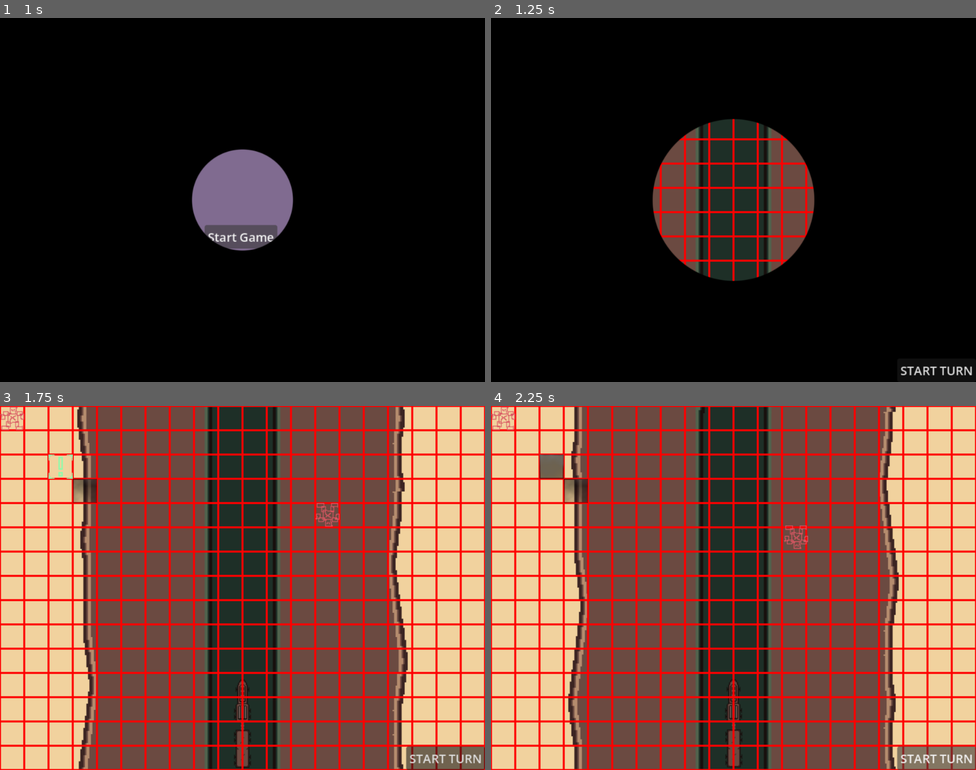
Above: before the commit, frames 1-4 (two rows, left to right).
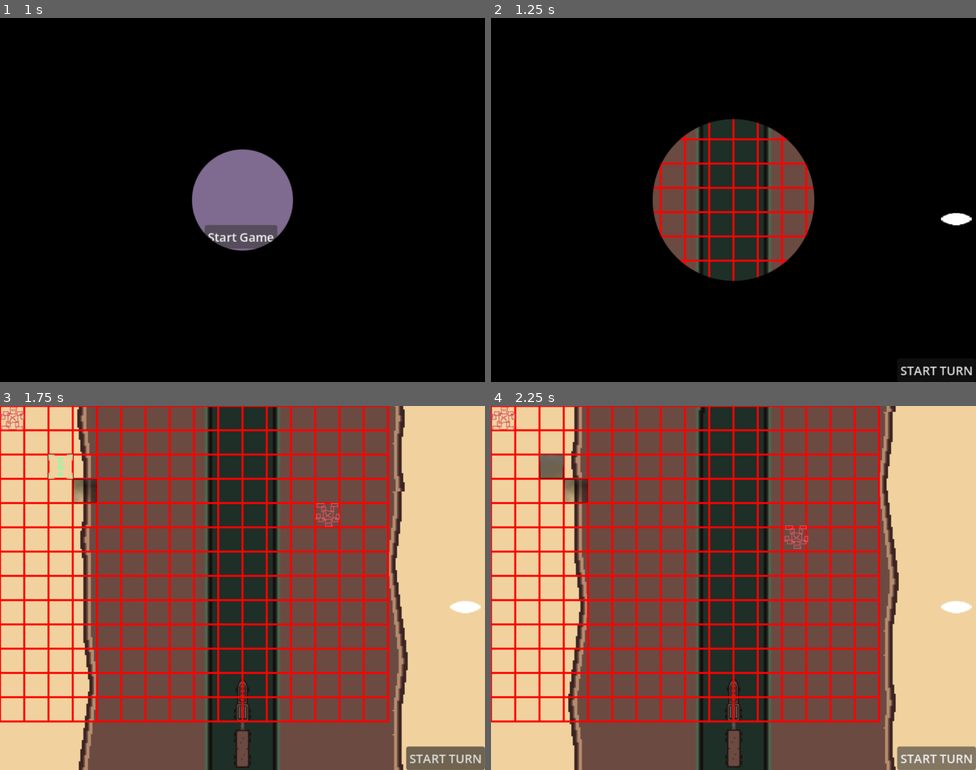
Above: after the commit, the same moments.

Repository: comfy-gamedev/ludum-dare-59
Game: Godot game, scene res://scenes/main_menu/main_menu.tscn
The game is run twice, just before and just after one commit, with the same random seed, the same clock (stepped at 60 frames per second) and the same inputs.
Inputs (mouse positions are in pixels of both pictures, inside the frame that each line leads up to):
- Up to frame 1 (1 s): click "Start Game" at 0.5 s
- Up to frame 2 (1.25 s): no input
- Up to frame 3 (1.75 s): tap Enter at 1.25 s; move the mouse to (349, 569) at 1.27 s; click (349, 569) at 1.42 s
- Up to frame 4 (2.25 s): click "START TURN" at 2 s

Frame 1 is identical in both runs. In frame 2, 0.2% of the frame differs, in the area x 92-100%, y 53-57%; in frame 3, 5.5%, in the area x 0-100%, y 0-100%; in frame 4, 5.5%.

Commit message:
starting ui

Diff:
--- a/scenes/main_gameplay/battle_grid.gd
+++ b/scenes/main_gameplay/battle_grid.gd
@@ -3,7 +3,7 @@
 
 signal cell_clicked(grid_pos: Vector2i, left: bool)
 
-const GRID_DIM = Vector2i(20, 15)
+const GRID_DIM = Vector2i(16, 13)
 const CELL_SIZE = Vector2(32, 32)
 
 enum Team {
--- a/scenes/main_gameplay/main_gameplay.gd
+++ b/scenes/main_gameplay/main_gameplay.gd
@@ -6,6 +6,8 @@
 @onready var turn_button: Button = %TurnButton
 @onready var selection_box: Line2D = %SelectionBox
 @onready var box_parent = $IndicatorBoxesParent
+
+var player_mana: int
 
 var _selected_actor: EntityBody
 var _player_input_enabled: bool = true
@@ -22,6 +24,8 @@
 			box_parent.add_child(current_box)
 
 	initiate_middle_to_right_transition.emit()
+
+	reset_turn_state()
 
 func _process(delta: float) -> void:
 	pass
@@ -41,6 +45,12 @@
 		await terr.perform_turn()
 	turn_button.disabled = false
 	_player_input_enabled = true
+
+	reset_turn_state()
+
+
+func reset_turn_state() -> void:
+	player_mana = 3
 
 
 func _on_battle_grid_cell_clicked(grid_pos: Vector2i, left: bool) -> void:
--- a/scenes/main_gameplay/main_gameplay.tscn
+++ b/scenes/main_gameplay/main_gameplay.tscn
@@ -9,6 +9,7 @@
 [ext_resource type="Script" uid="uid://by0ftck60x6kp" path="res://scenes/main_gameplay/battle_grid.gd" id="7_2ufyh"]
 [ext_resource type="PackedScene" uid="uid://y4jcsry4hcp6" path="res://objects/grid_terrain/warning.tscn" id="7_vsax7"]
 [ext_resource type="PackedScene" uid="uid://cnmq3hnxqotm3" path="res://objects/grid_actors/enemies/basic_drone.tscn" id="8_1svbp"]
+[ext_resource type="Texture2D" uid="uid://bbecl65o8oslo" path="res://assets/textures/particles/circle.png" id="10_w3spe"]
 
 [node name="MainGameplay" type="Node2D" unique_id=1881313214]
 script = ExtResource("1_wt4mr")
@@ -61,6 +62,16 @@
 grow_vertical = 0
 text = "START TURN"
 
+[node name="VBoxContainer" type="VBoxContainer" parent="CanvasLayer" unique_id=1178605826]
+offset_left = 594.0
+offset_top = 257.0
+offset_right = 634.0
+offset_bottom = 418.0
+
+[node name="TextureRect" type="TextureRect" parent="CanvasLayer/VBoxContainer" unique_id=1949746867]
+layout_mode = 2
+texture = ExtResource("10_w3spe")
+
 [node name="IndicatorBoxesParent" type="Node2D" parent="." unique_id=419664147]
 
 [connection signal="initiate_middle_to_right_transition" from="." to="ParallaxBackground" method="_on_main_gameplay_initiate_middle_to_right_transition"]
